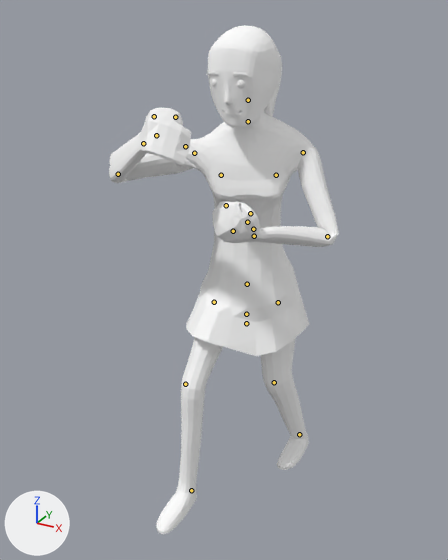
Renders of the glTF model frontend/assets/models3d/packs/quaternius-fbx/smooth_female_dress.glb from each side of a commit.
The view is the same before and after, from a camera (50 mm lens) standing at (0.943, -1.999, 1.824) and looking at (-0.069, -0.16, 0.905). Arrows for +X, +Y and +Z are at lower left; the lights stay in place. The first picture is the older version. Both versions are drawn at frame 0 of the action 'attack'; the numbers are the values there. The bones that change, and the others that lie on the model, are drawn over the model as lines.

Objects in the first picture: 'Female'.
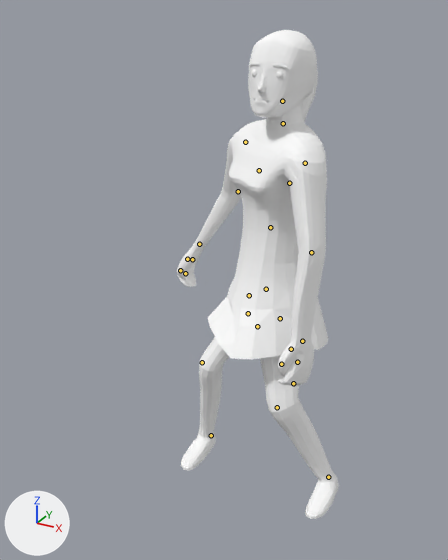
The edits, one by one:
Bone 'FootR' (bone_footr) moves from (0.0, 0.867, 0.028) to (0.268, 0.0, 0.0).
Bone 'Body' (bone_body) moves from (0.021, -0.197, 0.096) to (-0.027, -0.258, -0.028).
Bone 'Body' (bone_body) turns from (0, 27, 0) to (-3, -35, 2) degrees about its own x, y and z.
Bone 'Torso' (bone_torso) turns from (21, 0, 0) to (8, 5, -2) degrees about its own x, y and z.
Bone 'Head' (bone_head) turns from (-16, -24, 9) to (-12, 28, -2) degrees about its own x, y and z.
Bone 'UpperArmL' (bone_upperarml) turns from (-64, -39, -15) to (-69, -11, 10) degrees about its own x, y and z.
Bone 'LowerArmL' (bone_lowerarml) turns from (-114, -43, 17) to (-16, 4, -2) degrees about its own x, y and z.
Bone 'Thumb1L' (bone_thumb1l) turns from (29, -25, -43) to (-7, -16, -29) degrees about its own x, y and z.
Bone 'Thumb2L' (bone_thumb2l) turns from (-25, 7, 56) to (9, -6, 18) degrees about its own x, y and z.
Bone 'MiddleHandL' (bone_middlehandl) turns from (-75, 6, -9) to (0, 0, 0) degrees about its own x, y and z.
Bone 'FingersL' (bone_fingersl) turns from (-82, -3, -15) to (-70, -1, -11) degrees about its own x, y and z.
Bone 'UpperArmR' (bone_upperarmr) turns from (-18, 63, -2) to (-58, -16, 10) degrees about its own x, y and z.
Bone 'LowerArmR' (bone_lowerarmr) turns from (-66, 75, 51) to (-1, -2, 26) degrees about its own x, y and z.
Bone 'MiddleHandR' (bone_middlehandr) turns from (-65, -8, -12) to (1, 5, -9) degrees about its own x, y and z.
Bone 'FingersR' (bone_fingersr) turns from (-103, -20, 5) to (-63, 1, 5) degrees about its own x, y and z.
Bone 'Thumb2R' (bone_thumb2r) turns from (-52, -4, 6) to (-28, 4, 8) degrees about its own x, y and z.
Bone 'UpperLegR' (bone_upperlegr) turns from (-34, 26, 4) to (-36, -21, 10) degrees about its own x, y and z.
Bone 'LowerLegR' (bone_lowerlegr) turns from (27, 0, 0) to (40, 0, 0) degrees about its own x, y and z.
Bone 'UpperLegL' (bone_upperlegl) turns from (-2, 25, 1) to (-4, -23, -19) degrees about its own x, y and z.
Bone 'LowerLegL' (bone_lowerlegl) turns from (25, 0, 0) to (33, 0, 0) degrees about its own x, y and z.
Bone 'FootL' (bone_footl) moves from (0.0, -0.512, -0.017) to (-0.539, 0.0, 0.0).

Pixel boxes (x1, y1, x2, y2) of what changed, in the pictures (448 x 560 px):
'Female', posed (29% narrower)
    before: (109, 25, 339, 535)
    after: (177, 30, 339, 519)
bone 'FootR', root to tip
    before: (191, 490) to (191, 490)
    after: (211, 435) to (211, 435)
bone 'Body', root to tip
    before: (246, 314) to (246, 313)
    after: (248, 313) to (248, 313)
bone 'Torso', root to tip
    before: (247, 222) to (247, 221)
    after: (270, 227) to (270, 227)
bone 'Head', root to tip
    before: (248, 100) to (248, 99)
    after: (282, 101) to (282, 100)
bone 'UpperArmL', root to tip
    before: (303, 152) to (303, 153)
    after: (305, 163) to (305, 164)
bone 'LowerArmL', root to tip
    before: (327, 236) to (327, 236)
    after: (311, 252) to (311, 253)
bone 'Thumb1L', root to tip
    before: (253, 229) to (253, 229)
    after: (291, 349) to (291, 349)
bone 'Thumb2L', root to tip
    before: (250, 213) to (250, 213)
    after: (281, 364) to (281, 364)
bone 'MiddleHandL', root to tip
    before: (233, 231) to (233, 230)
    after: (297, 362) to (297, 362)
bone 'FingersL', root to tip
    before: (226, 205) to (226, 205)
    after: (293, 383) to (293, 383)
bone 'UpperArmR', root to tip
    before: (194, 153) to (194, 153)
    after: (245, 142) to (245, 142)
bone 'LowerArmR', root to tip
    before: (118, 174) to (118, 174)
    after: (238, 191) to (237, 192)
bone 'MiddleHandR', root to tip
    before: (156, 135) to (156, 135)
    after: (192, 259) to (192, 259)
bone 'FingersR', root to tip
    before: (185, 146) to (185, 147)
    after: (185, 273) to (185, 273)
bone 'Thumb2R', root to tip
    before: (175, 117) to (175, 117)
    after: (180, 270) to (180, 270)
bone 'UpperLegR', root to tip
    before: (214, 302) to (213, 302)
    after: (249, 295) to (248, 296)
bone 'LowerLegR', root to tip
    before: (185, 384) to (185, 384)
    after: (202, 362) to (202, 363)
bone 'UpperLegL', root to tip
    before: (278, 302) to (278, 303)
    after: (280, 318) to (280, 319)
bone 'LowerLegL', root to tip
    before: (274, 382) to (274, 383)
    after: (277, 407) to (277, 408)
bone 'FootL', root to tip
    before: (299, 434) to (299, 434)
    after: (328, 477) to (328, 477)
